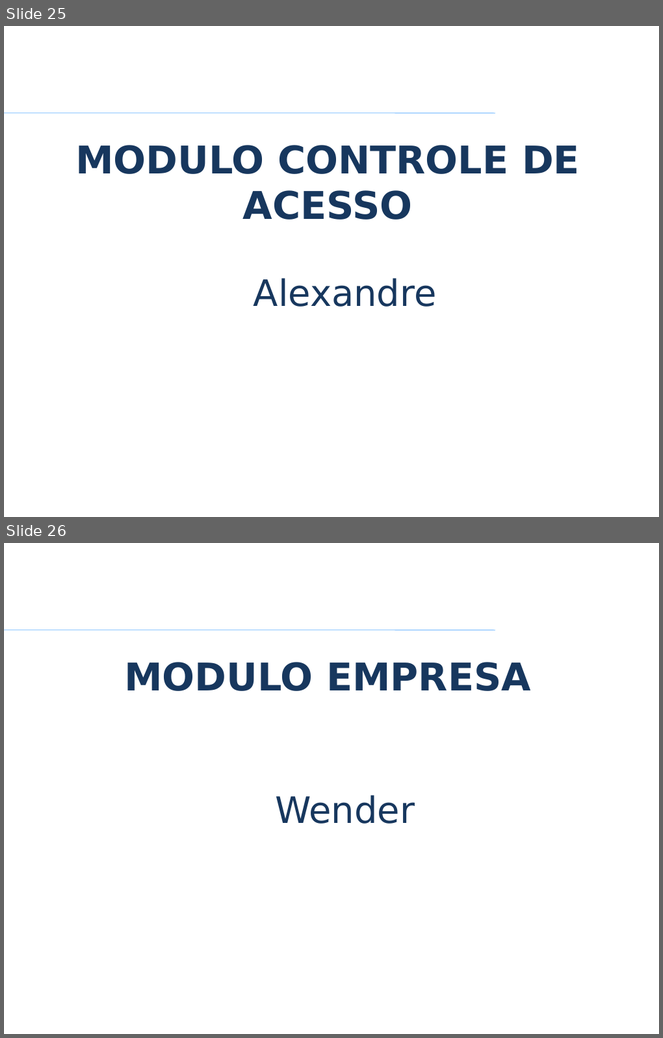
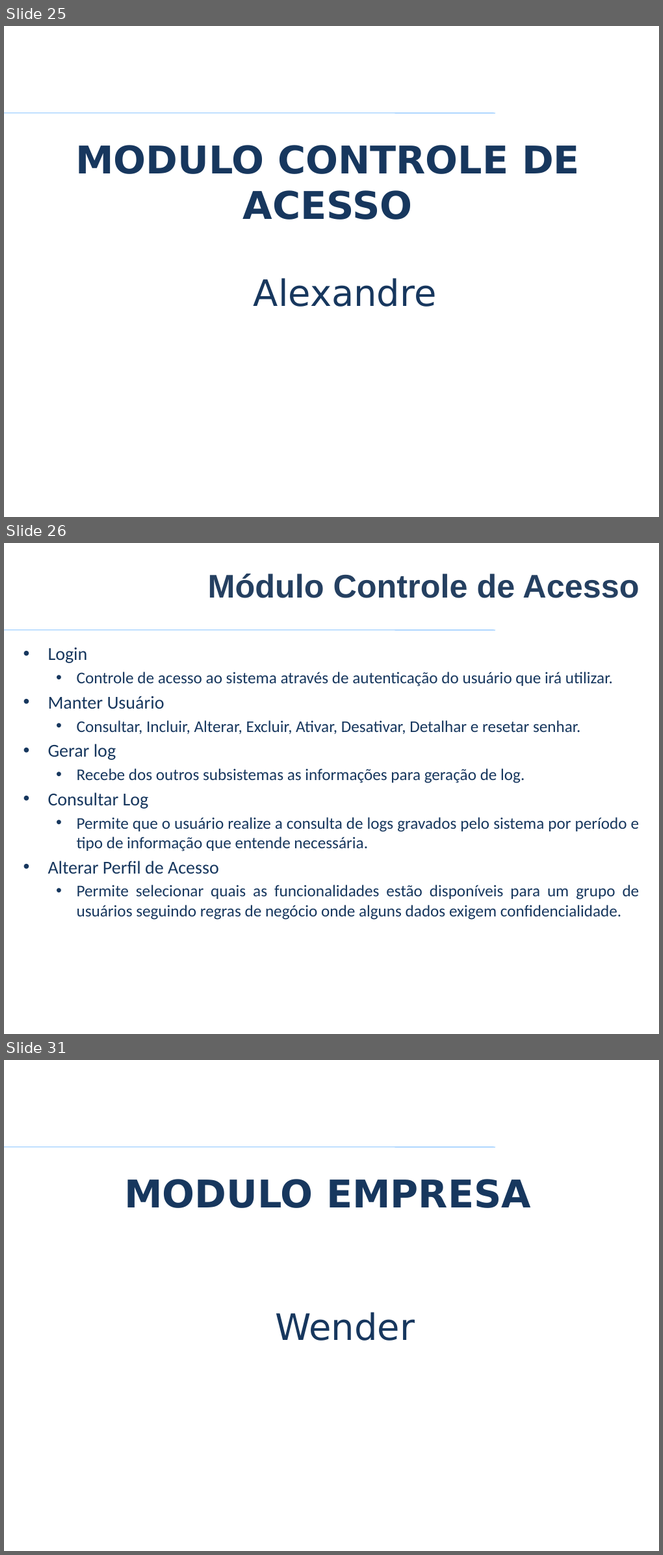
Before and after one commit to VagnerAlcantara/TCC, a slide deck: TCC/3º Encontro/2017-Apresentacao Psystem.pptx. Shown one above the other, each under a label of ours: slides 25 and 26 before the commit, slides 25, 26 and 31 after it; the slides between them are not shown. The pictures are 663x1038 and 663x1555 pixels, drawn with LibreOffice and Linux fonts; fonts in the diff are those of the drawing; background and template pictures are left out. Boxes give left, top, right and bottom in pixels: in the first picture for what was removed or moved away, otherwise in the second. Text is boxed around its words. In the diff, an @@ line names an element or a change of style, - is before the commit and + after.

Commit message:
Atualização Contr Acesso

```diff
--- a/TCC/3º Encontro/2017-Apresentacao Psystem.pptx
+++ b/TCC/3º Encontro/2017-Apresentacao Psystem.pptx
@@ slide 26 added at bbox=[4, 543, 659, 1034], background #FFFFFF; not listed: 1 template element that a slide beside it also shows @@
@@ title added at bbox=[208, 574, 639, 598], 36 pt, text #254061, bold @@
+Módulo Controle de Acesso
@@ text added at bbox=[48, 647, 640, 920], 18 pt, text #17375E @@
+• Login
+  • Controle de acesso ao sistema através de autenticação do usuário que irá utilizar.
+• Manter Usuário
+  • Consultar, Incluir, Alterar, Excluir, Ativar, Desativar, Detalhar e resetar senhar.
+• Gerar log
+  • Recebe dos outros subsistemas as informações para geração de log.
+• Consultar Log
+  • Permite que o usuário realize a consulta de logs gravados pelo sistema por período e tipo de informação que entende necessária.
+• Alterar Perfil de Acesso
+  • Permite selecionar quais as funcionalidades estão disponíveis para um grupo de usuários seguindo regras de negócio onde alguns dados exigem confidencialidade.
@@ what was slide 26 is now slide 31 @@
```
Also in this commit, not shown: 4 other slides added.
